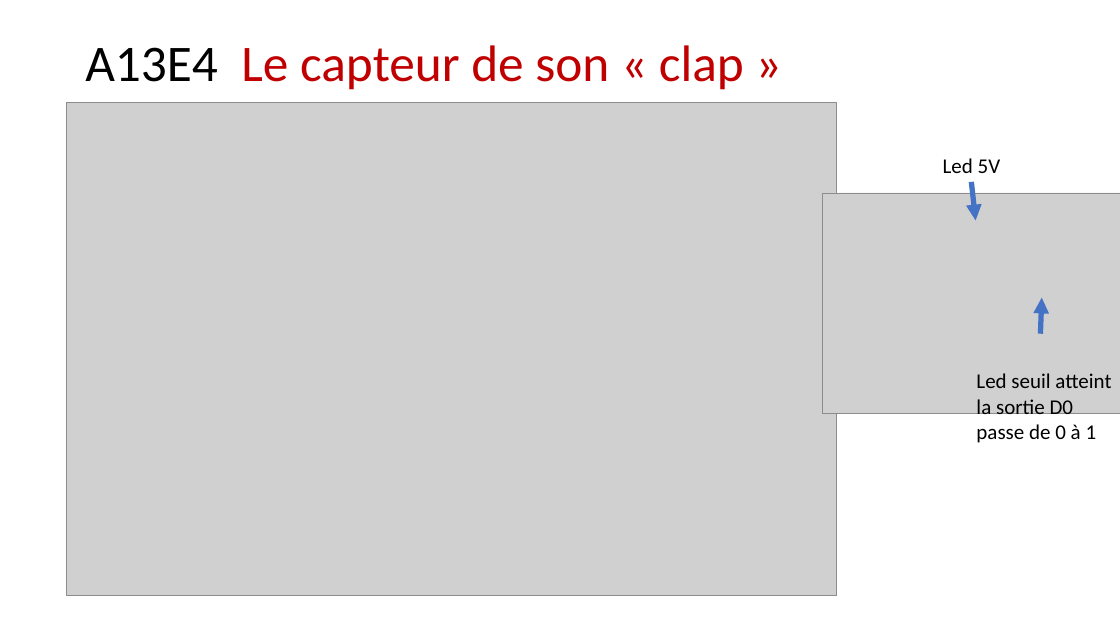
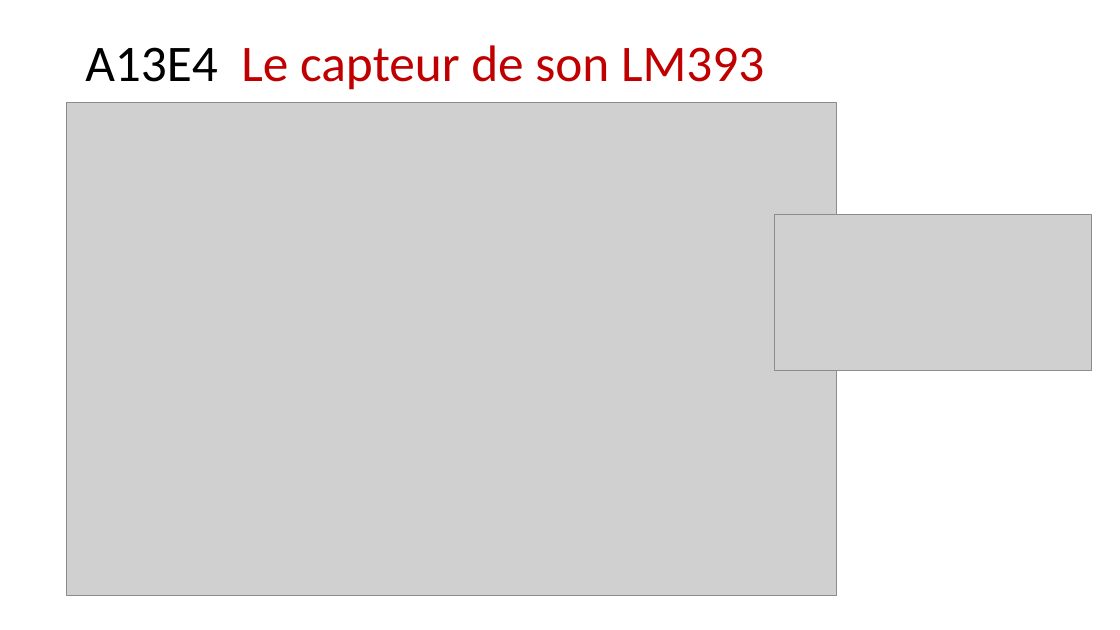
Before and after one commit to raspimjc/Ateliers, a slide deck: slide 6 of Projets_Enfants/Mini_Serre/Seance_Suivante/251203 Seance4 Atelier13 Sapin.odp. Drawn at 1120x630 pixels with LibreOffice and Linux fonts; fonts in the diff are those of the drawing; grey boxes stand for pictures. Boxes give left, top, right and bottom in pixels: in the first picture for what was removed or moved away, otherwise in the second. Text is boxed around its words. In the diff, an @@ line names an element or a change of style, - is before the commit and + after.

Commit message:
Correction capteur de son

```diff
--- a/Projets_Enfants/Mini_Serre/Seance_Suivante/251203 Seance4 Atelier13 Sapin.odp
+++ b/Projets_Enfants/Mini_Serre/Seance_Suivante/251203 Seance4 Atelier13 Sapin.odp
@@ text at box(85, 45, 764, 90): text changed @@
-A13E4 Le capteur de son « clap »
+A13E4 Le capteur de son LM393
@@ text removed at box(943, 158, 1001, 173) @@
-Led 5V
@@ arrow removed from (971, 182) to (975, 220) @@
@@ picture: place and size @@
-picture at box(823, 193, 1120, 413)
+picture at box(775, 215, 1092, 371)
@@ arrow removed from (1041, 334) to (1042, 297) @@
@@ text removed at box(976, 373, 1111, 443) @@
-Led seuil atteint
-la sortie D0
-passe de 0 à 1
```
Also in this commit, not shown: 1 other slide changed, 1 other file.
